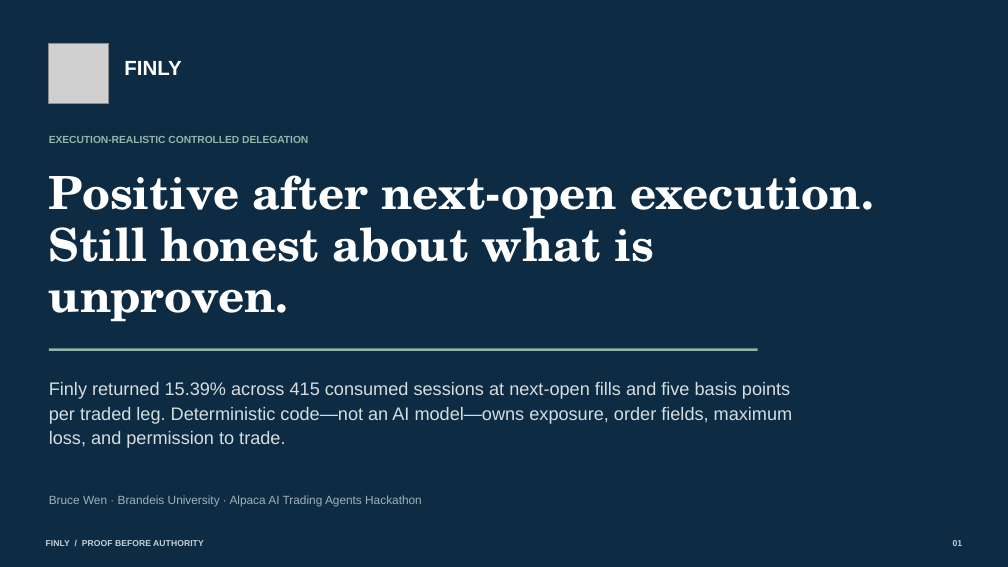
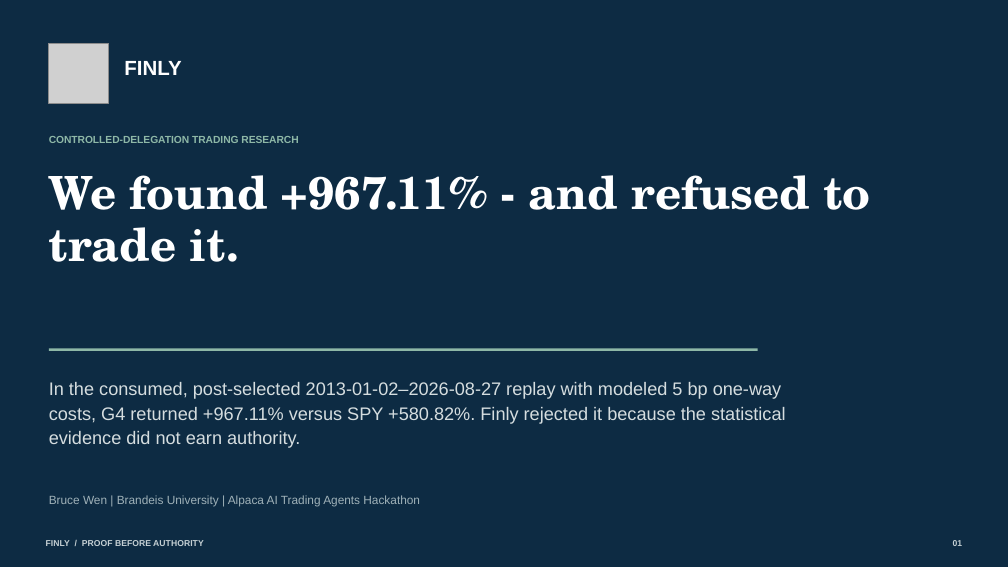
Before and after one commit to owlsowo/finly-bot, a slide deck: slide 1 of public/judge/Finly_Consulting_Deck.pptx. Drawn at 1008x567 pixels with LibreOffice and Linux fonts; fonts in the diff are those of the drawing; grey boxes stand for pictures. Boxes give left, top, right and bottom in pixels: in the first picture for what was removed or moved away, otherwise in the second. Text is boxed around its words. In the diff, an @@ line names an element or a change of style, - is before the commit and + after.

Commit message:
release: rebuild judge-facing Finly package

```diff
--- a/public/judge/Finly_Consulting_Deck.pptx
+++ b/public/judge/Finly_Consulting_Deck.pptx
@@ text at <box>49,136,298,143</box>: text changed @@
-EXECUTION-REALISTIC CONTROLLED DELEGATION
+CONTROLLED-DELEGATION TRADING RESEARCH
@@ text at <box>49,175,871,262</box>: text changed @@
-Positive after next-open execution.
-Still honest about what is unproven.
+We found +967.11% - and refused to trade it.
@@ text at <box>49,382,786,448</box>: text changed @@
-Finly returned 15.39% across 415 consumed sessions at next-open fills and five basis points per traded leg. Deterministic code—not an AI model—owns exposure, order fields, maximum loss, and permission to trade.
+In the consumed, post-selected 2013-01-02–2026-08-27 replay with modeled 5 bp one-way costs, G4 returned +967.11% versus SPY +580.82%. Finly rejected it because the statistical evidence did not earn authority.
@@ text at <box>49,495,420,507</box>: text changed @@
-Bruce Wen · Brandeis University · Alpaca AI Trading Agents Hackathon
+Bruce Wen | Brandeis University | Alpaca AI Trading Agents Hackathon
```
Also in this commit, not shown: 5 other slides changed, 3 slides added, 3 slides removed, 30 other files.
